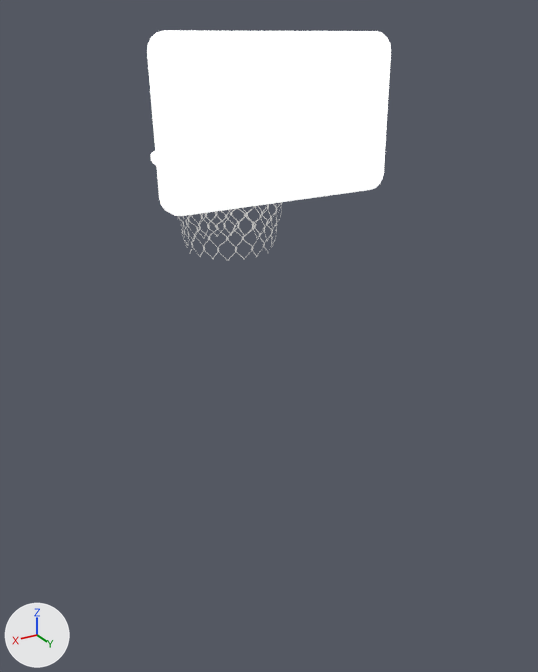
Before and after pictures for a commit that changed the glTF model models/basketball/basketball_hoop.glb.
Rendered twice from a 50 mm camera at (5.14, 9.69, 1.86) aimed at (-0.19, 0.79, -2.59). The axes (+X, +Y, +Z) are drawn at lower left. The lights are the same throughout. Objects named as collision shapes, trigger or cutter boxes, shadow casters or lower levels of detail are left out.

Names of what the first picture shows: 'basketball_hoop', 'basketball_hoop_outline'.
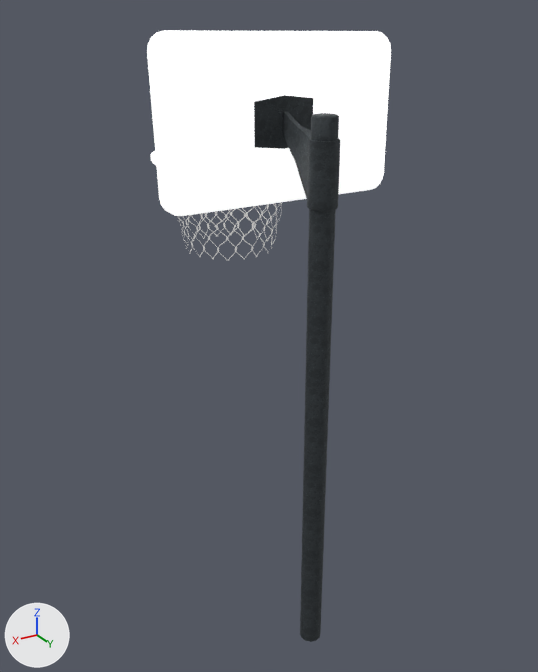
The change, as JSON lines over the scene's bpy script:
```json
{"op": "add", "block": "me_cylinder_001", "code": ["me_cylinder_001 = bpy.data.meshes.new('Cylinder.001')", "me_cylinder_001.from_pydata(...)  # 108 vertices, 198 faces; spans x -0.47..0.47, y -0.91..0.19, z -7.04..0.98", "me_cylinder_001.materials.append(mat_atlasmetal)  # picture img_iron_01"]}
{"op": "add", "block": "ob_hoop_pole", "code": ["ob_hoop_pole = bpy.data.objects.new('hoop_pole', me_cylinder_001)", "ob_hoop_pole.location = (0.0, 2.38, 0.0)"]}
```

Changed parts and their boxes [x1, y1, x2, y2] in the pictures (538 x 672 px):
```json
{"object": "hoop_pole", "change": "added", "after": [254, 95, 340, 642], "on screen": "black"}
```
